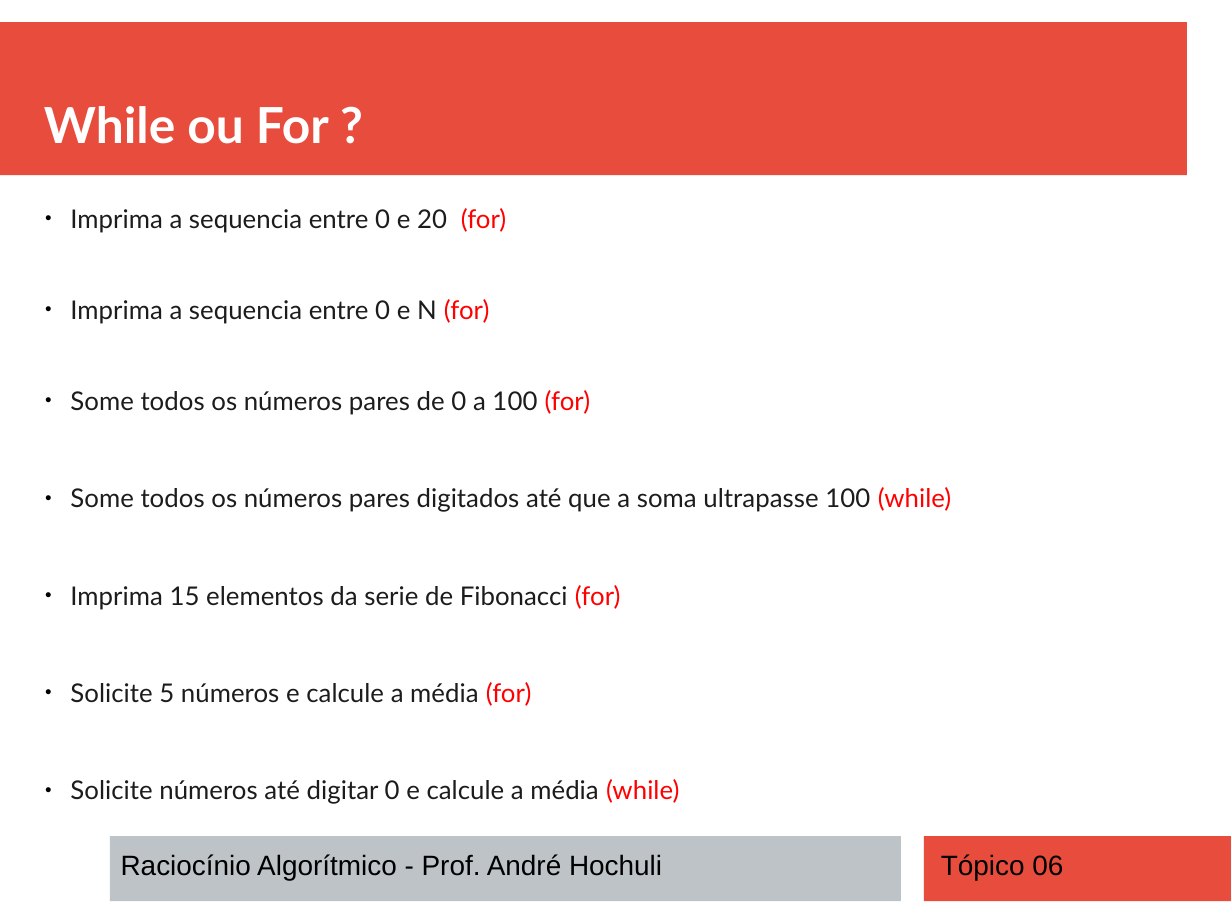
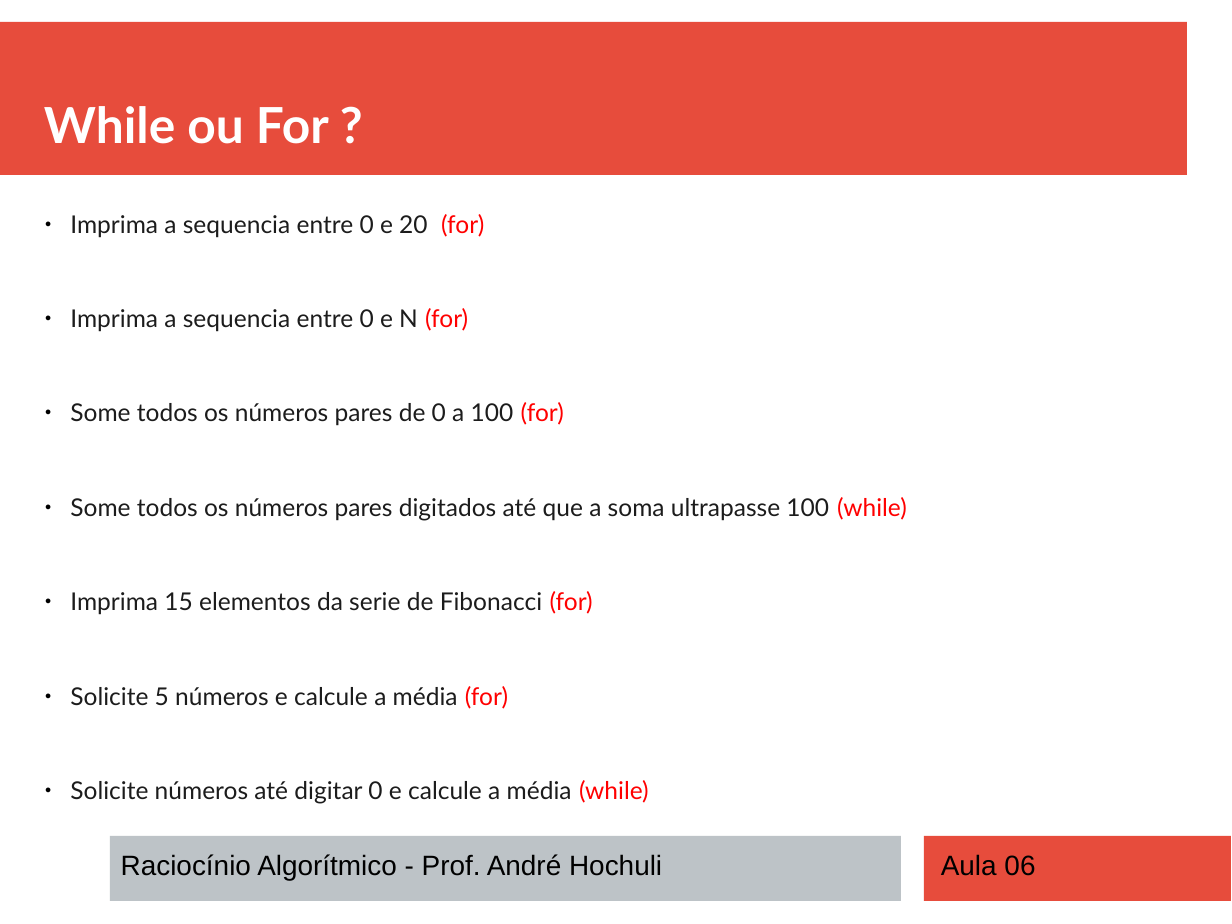
Before and after one commit to andrehochuli/teaching, a slide deck: slide 12 of RaciocinioAlgoritmico/Aula 06 - Estruturas de Repetição (FOR)/Aula 06 - Estruturas de Repetição (FOR).pptx. Drawn at 1232x924 pixels with LibreOffice and Linux fonts; fonts in the diff are those of the drawing. Boxes give left, top, right and bottom in pixels: in the first picture for what was removed or moved away, otherwise in the second. Text is boxed around its words. In the diff, an @@ line names an element or a change of style, - is before the commit and + after.

```diff
--- a/RaciocinioAlgoritmico/Aula 06 - Estruturas de Repetição (FOR)/Aula 06 - Estruturas de Repetição (FOR).pptx
+++ b/RaciocinioAlgoritmico/Aula 06 - Estruturas de Repetição (FOR)/Aula 06 - Estruturas de Repetição (FOR).pptx
@@ text "Imprima a sequencia entre 0 ..." at box(70, 214, 907, 804): size 16.6 to 15.8 pt; line spacing 0.8 to 1 @@
@@ text at box(941, 854, 1035, 876): text changed @@
-Tópico 06
+Aula 06
```
Also in this commit, not shown: 12 other slides changed, 25 other files.
